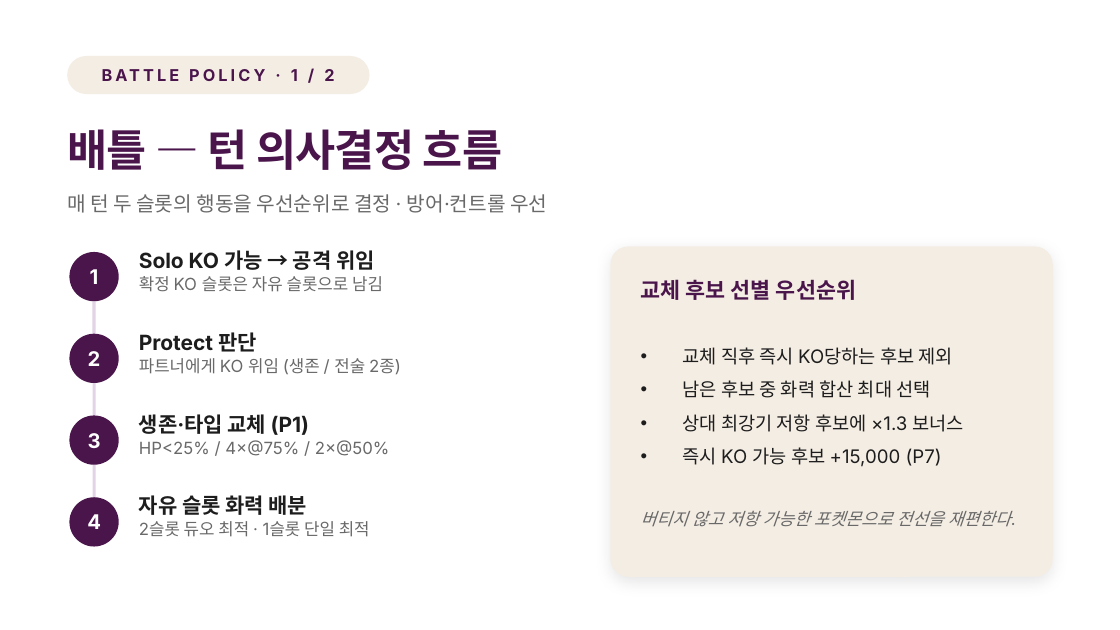
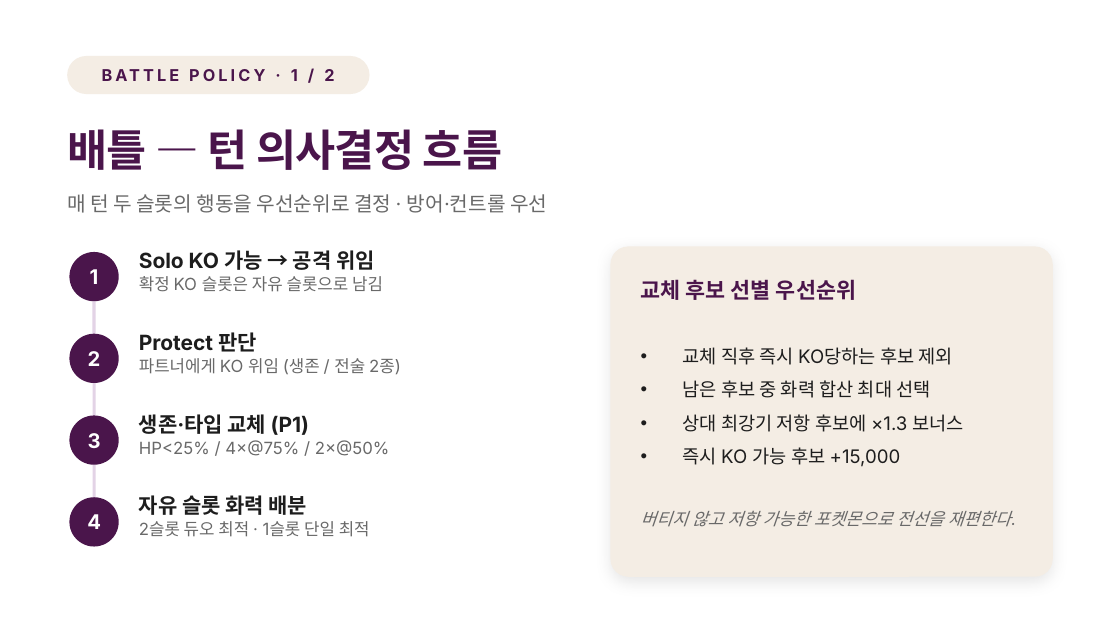
Before and after one commit to dae-hany/pokemon_vgc_competition, a slide deck: slide 4 of my_submission_battleV2/DaehoV2_design.pptx. Drawn at 1120x630 pixels with LibreOffice and Linux fonts; fonts in the diff are those of the drawing. Boxes give left, top, right and bottom in pixels: in the first picture for what was removed or moved away, otherwise in the second. Text is boxed around its words. In the diff, an @@ line names an element or a change of style, - is before the commit and + after.

```diff
--- a/my_submission_battleV2/DaehoV2_design.pptx
+++ b/my_submission_battleV2/DaehoV2_design.pptx
@@ text at (x1=683, y1=447, x2=901, y2=467): text changed @@
-• 즉시 KO 가능 후보 +15,000 (P7)
+• 즉시 KO 가능 후보 +15,000
```
Also in this commit, not shown: 3 other slides changed.
